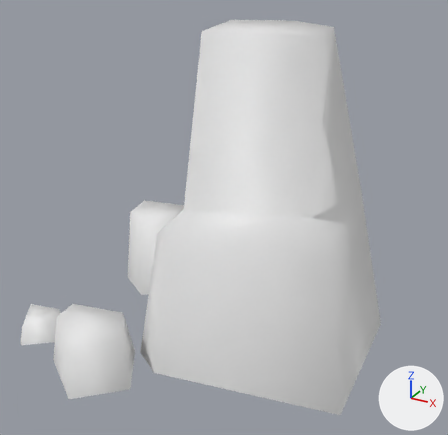
A saved change to the OBJ model Assets/WorkAssets/Terrain/Mesh/v_rock_03.obj.
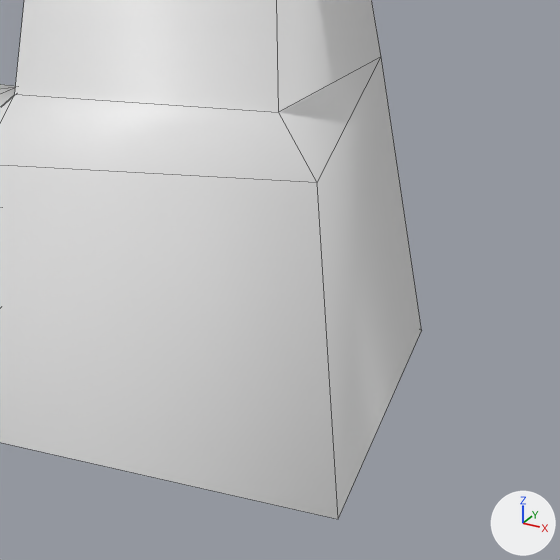
There are two pictures of each version: one whole from a camera (50 mm lens) standing at (1.15, -2.16, 1.62) and looking at (-0.09, 0.09, 0.5), one close up on the part from 39% to 100% of the width and 38% to 100% of the height. Every picture has the same lights, and +X, +Y and +Z are marked at lower right. The close-ups show mesh edges as thin lines. Where no turn or scale is listed for an object, it has been applied to the vertices.

Objects in the first close-up: 'v_rock_03'.
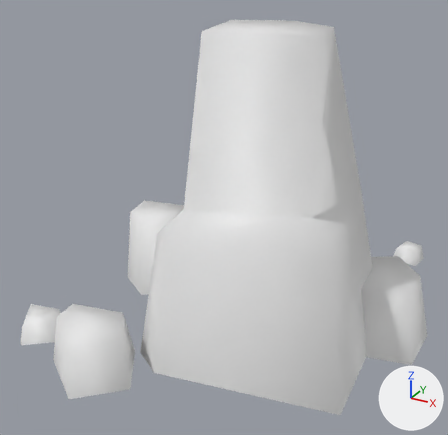
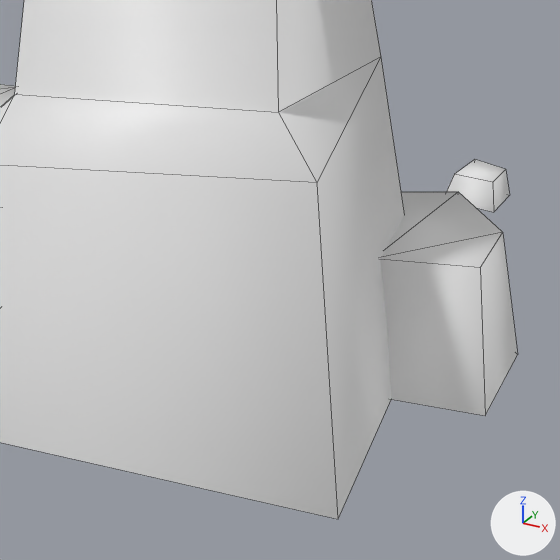
Pixel boxes [x1, y1, x2, y2] of what changed, in the close-ups (560 x 560 px):
'v_rock_03', reshaped: before [0, 0, 422, 519]; after [0, 0, 518, 519]
part 1 of me_v_rock_03, added: after [380, 159, 518, 416]

The change, as a diff of the scene's bpy script:
```diff
--- a/Assets/WorkAssets/Terrain/Mesh/v_rock_03.obj.py
+++ b/Assets/WorkAssets/Terrain/Mesh/v_rock_03.obj.py
@@ me_v_rock_03 @@
 # used by ob_v_rock_03; location = (0.0, 0.0, 0.0)
-me_v_rock_03.from_pydata(...)  # 48 vertices, 40 faces; spans x -0.88..0.64, y -0.75..0.58, z 0.0..1.34
+me_v_rock_03.from_pydata(...)  # 66 vertices, 53 faces; spans x -0.88..0.82, y -0.75..1.16, z 0.0..1.34
+# me_v_rock_03 part 1
+# 18 vertices are added at x 0.31..0.82, y 0.04..1.16, z 0.0..0.3
+# 13 new faces join them
```
